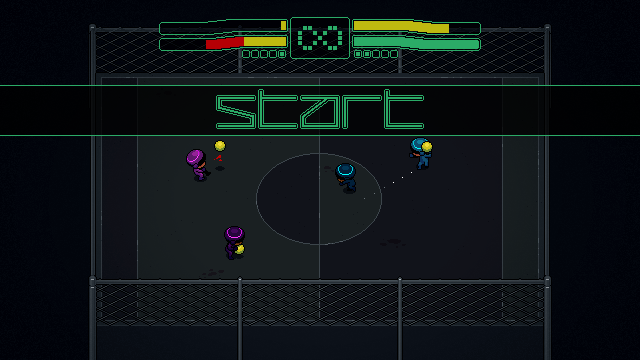
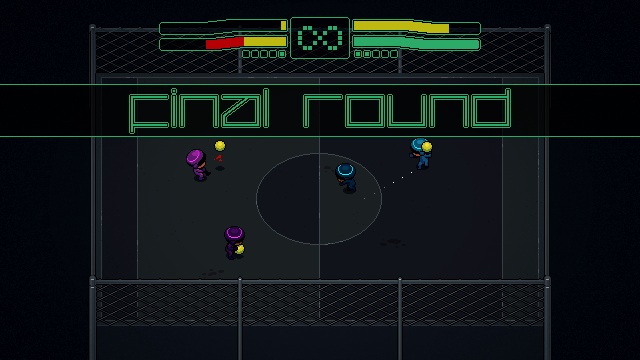
Comparing the layer stacks of the two 640 x 360 images. Changes:
hid group "START" (2 layers) over [0, 85, 640, 136]
added layer "FINAL ROUND" above "background copy" over [129, 88, 511, 134]
added layer "background copy" above "background" over [0, 84, 640, 137]
hid "background", moved it out of group "START" over [0, 85, 640, 136]
